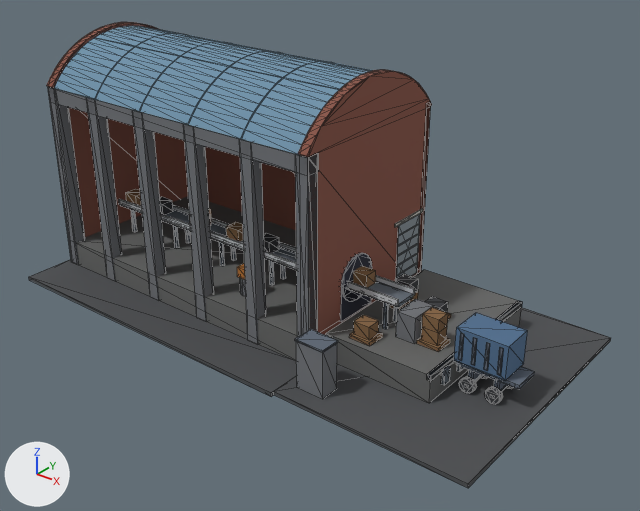
Two versions of the glTF model price-of-everything-0.1/assets/supply_chain_3d/assembly_plant_lvl1.glb, one commit apart.
One viewpoint serves both versions: a camera (50 mm lens) standing at (0.729, -0.868, 0.635) and looking at (0.044, -0.012, 0.104). Arrows for +X, +Y and +Z are at lower left; the lights stay in place. The picture after the commit comes second. Mesh edges are drawn as thin lines. Vertices at exactly the same position are counted once.

The older version as bpy lines, for what is in view:
```python
me_assembly_plant = bpy.data.meshes.new('assembly_plant')
me_assembly_plant.from_pydata(...)  # 1712 vertices, 3080 faces; spans x -0.388..0.388, y -0.194..0.194, z 0.0..0.362
me_assembly_plant.materials.append(mat_paint)
me_assembly_plant_glass = bpy.data.meshes.new('assembly_plant_Glass')
me_assembly_plant_glass.from_pydata(...)  # 270 vertices, 468 faces; spans x -0.365..0.1, y -0.119..0.143, z 0.291..0.358
me_assembly_plant_glass.materials.append(mat_glass)
ob_assembly_plant = bpy.data.objects.new('assembly_plant', me_assembly_plant)
ob_assembly_plant.location = (0.0, 0.0, 0.0)
ob_assembly_plant_glass = bpy.data.objects.new('assembly_plant_Glass', me_assembly_plant_glass)
ob_assembly_plant_glass.location = (0.0, 0.0, 0.0)
```
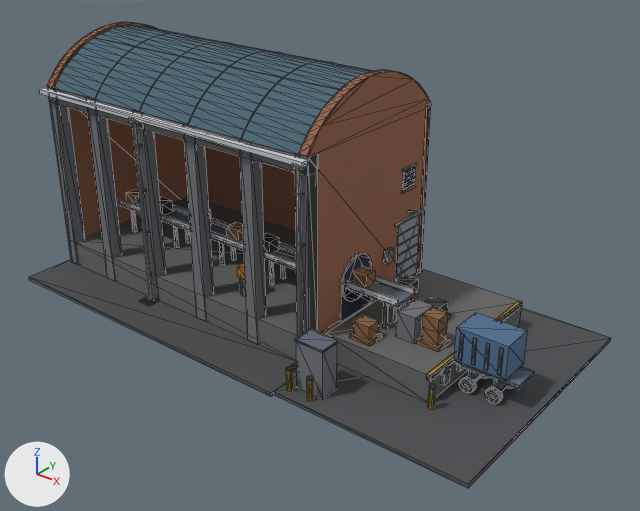
The change in detail:
me_assembly_plant is used by ob_assembly_plant; location (0.0, 0.0, 0.0).
me_assembly_plant had 1712 vertices, 3080 faces and spanned x -0.388..0.388, y -0.194..0.194, z 0.0..0.362.
me_assembly_plant now has 2136 vertices, 3760 faces and spans x -0.388..0.388, y -0.194..0.194, z 0.0..0.362.
me_assembly_plant part 1: a new loose piece, a box spanning x -0.3812..0.1155, y -0.1333..-0.123, z 0.283..0.2895, in mat_paint.
me_assembly_plant part 2: a new loose piece, an 8-sided cylinder along z spanning x -0.1848..-0.1791, y -0.1296..-0.1239, z 0.0056..0.2844, in mat_paint.
me_assembly_plant part 3: a new loose piece, a box spanning x -0.1922..-0.1717, y -0.1403..-0.1197, z 0.0056..0.0079, in mat_paint.
me_assembly_plant part 4: a new loose piece, an 8-sided cylinder along z spanning x 0.1006..0.1062, y -0.1296..-0.1239, z 0.0056..0.2844, in mat_paint.
me_assembly_plant part 5: a new loose piece, a box spanning x 0.0987..0.108, y -0.1314..-0.1221, z 0.2769..0.2844, in mat_paint.
me_assembly_plant part 6: a new loose piece, a box spanning x 0.1183..0.1258, y 0.0949..0.1062, z 0.1464..0.1511, in mat_paint.
me_assembly_plant part 7: a new loose piece, a box spanning x 0.1129..0.114, y 0.0819..0.1099, z 0.188..0.2161, in mat_paint.
me_assembly_plant part 8: 80 vertices added at x 0.123..0.163, y -0.179..-0.171, z 0.006..0.038.
me_assembly_plant part 9: 48 vertices added at x 0.271..0.288, y -0.103..0.143, z 0.006..0.046.
me_assembly_plant part 10: 40 vertices added at x 0.113..0.12, y 0.042..0.113, z 0.094..0.22.
me_assembly_plant part 11: 248 kept faces spanning x -0.378..0.113, y -0.122..0.146, z 0.006..0.362 get new vertex colours; the middle colour goes from brown #996051 to brown #a67157.
Other edits to the shape of me_assembly_plant do not show in these pictures.
me_assembly_plant_glass has 270 vertices, 468 faces and spans x -0.365..0.1, y -0.119..0.143, z 0.291..0.358.
me_assembly_plant_glass is used by ob_assembly_plant_glass; location (0.0, 0.0, 0.0).
me_assembly_plant_glass part 12: 240 faces centred in x -0.335..0.069, y -0.117..0.14, z 0.294..0.358 are repainted in the vertex colours; the middle colour goes from blue #7ca2bc to blue #557381.
me_assembly_plant_glass part 13: 228 faces centred in x -0.335..0.069, y -0.117..0.14, z 0.294..0.358 are repainted in the vertex colours; the middle colour goes from blue #6186a2 to dark blue #3f5969.

Pixel boxes (x1, y1, x2, y2) of what changed, in the pictures (640 x 511 px):
part 1 of me_assembly_plant, added: after (39, 88, 308, 168)
part 2 of me_assembly_plant, added: after (132, 123, 153, 296)
part 3 of me_assembly_plant, added: after (139, 297, 160, 306)
part 4 of me_assembly_plant, added: after (296, 170, 302, 337)
part 5 of me_assembly_plant, added: after (292, 165, 304, 171)
part 6 of me_assembly_plant, added: after (410, 211, 419, 218)
part 7 of me_assembly_plant, added: after (403, 166, 416, 190)
part 8 of me_assembly_plant, added: after (286, 366, 313, 402)
part 9 of me_assembly_plant, added: after (427, 300, 522, 410)
part 10 of me_assembly_plant, added: after (383, 162, 417, 264)
part 11 of me_assembly_plant, recoloured: (46, 23, 421, 330) in both
part 12 of me_assembly_plant_glass, recoloured (darker): (54, 26, 373, 155) in both
part 13 of me_assembly_plant_glass, recoloured: (94, 33, 340, 139) in both
